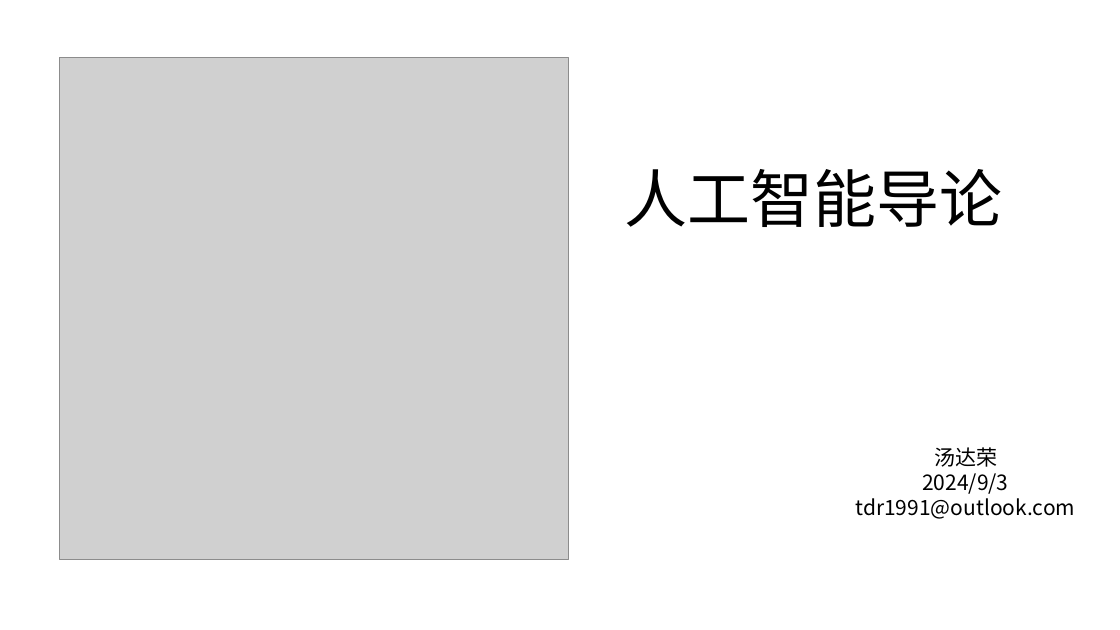
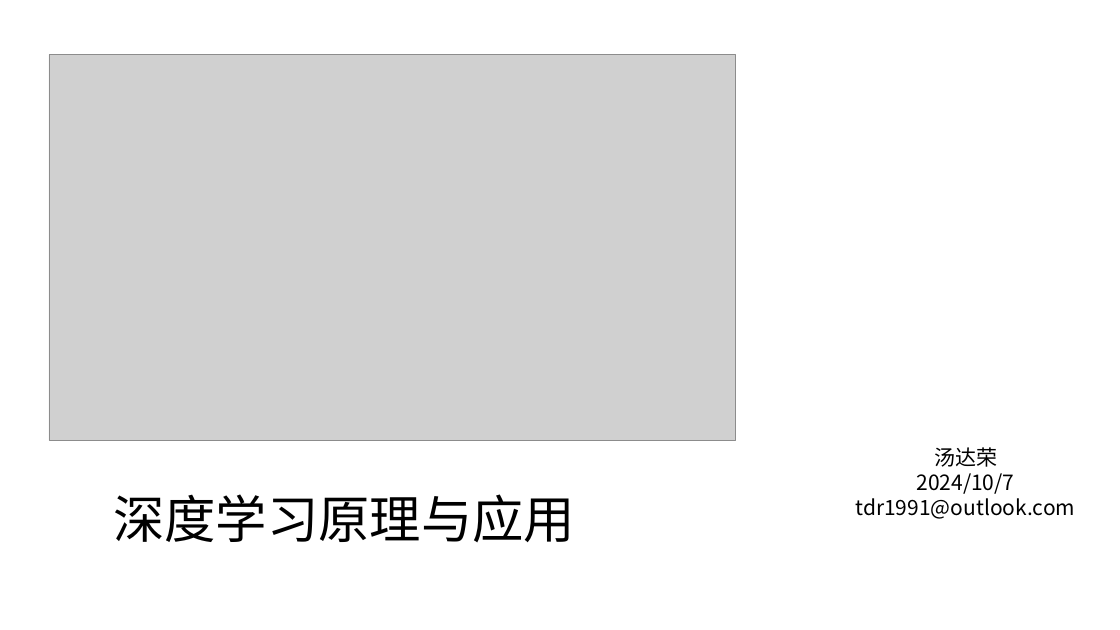
Before and after one commit to tdr1991/DeepLearning, a slide deck: slide 1 of ppt/课程.pptx. Drawn at 1120x630 pixels with LibreOffice and Linux fonts; fonts in the diff are those of the drawing; grey boxes stand for pictures. Boxes give left, top, right and bottom in pixels: in the first picture for what was removed or moved away, otherwise in the second. Text is boxed around its words. In the diff, an @@ line names an element or a change of style, - is before the commit and + after.

```diff
--- a/ppt/课程.pptx
+++ b/ppt/课程.pptx
@@ picture: place and size @@
-picture at <box>60,58,568,560</box>
+picture at <box>49,55,735,440</box>
@@ text removed at <box>624,169,1002,227</box> @@
-人工智能导论
@@ text at <box>917,473,1015,494</box>: text changed @@
-2024/9/3
+2024/10/7
@@ text added at <box>113,494,575,542</box>, 44 pt, text #000000 @@
+深度学习原理与应用
```
Also in this commit, not shown: 1 other slide changed, 4 slides added, 3 slides removed, 2 other files.
